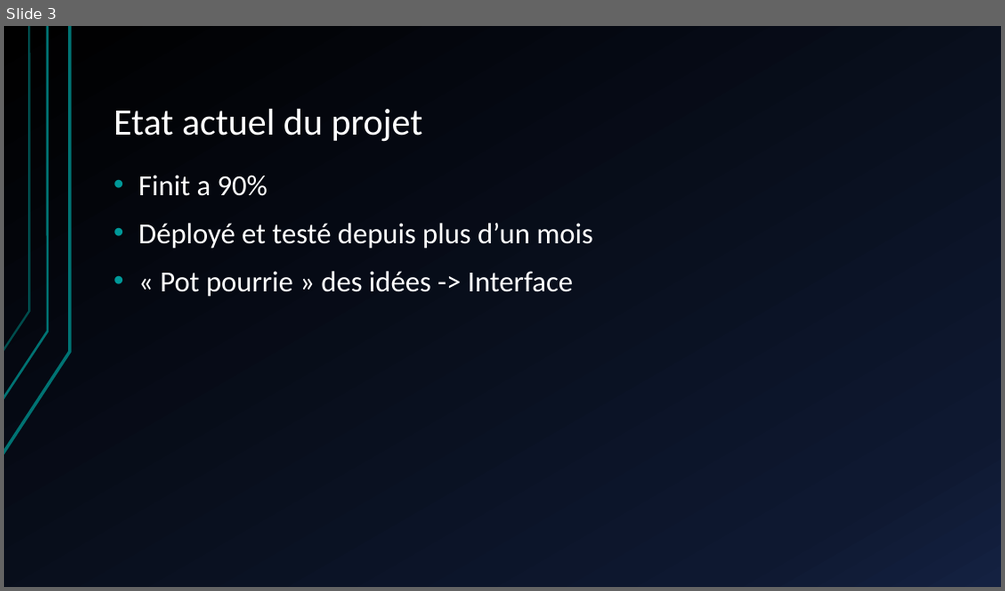
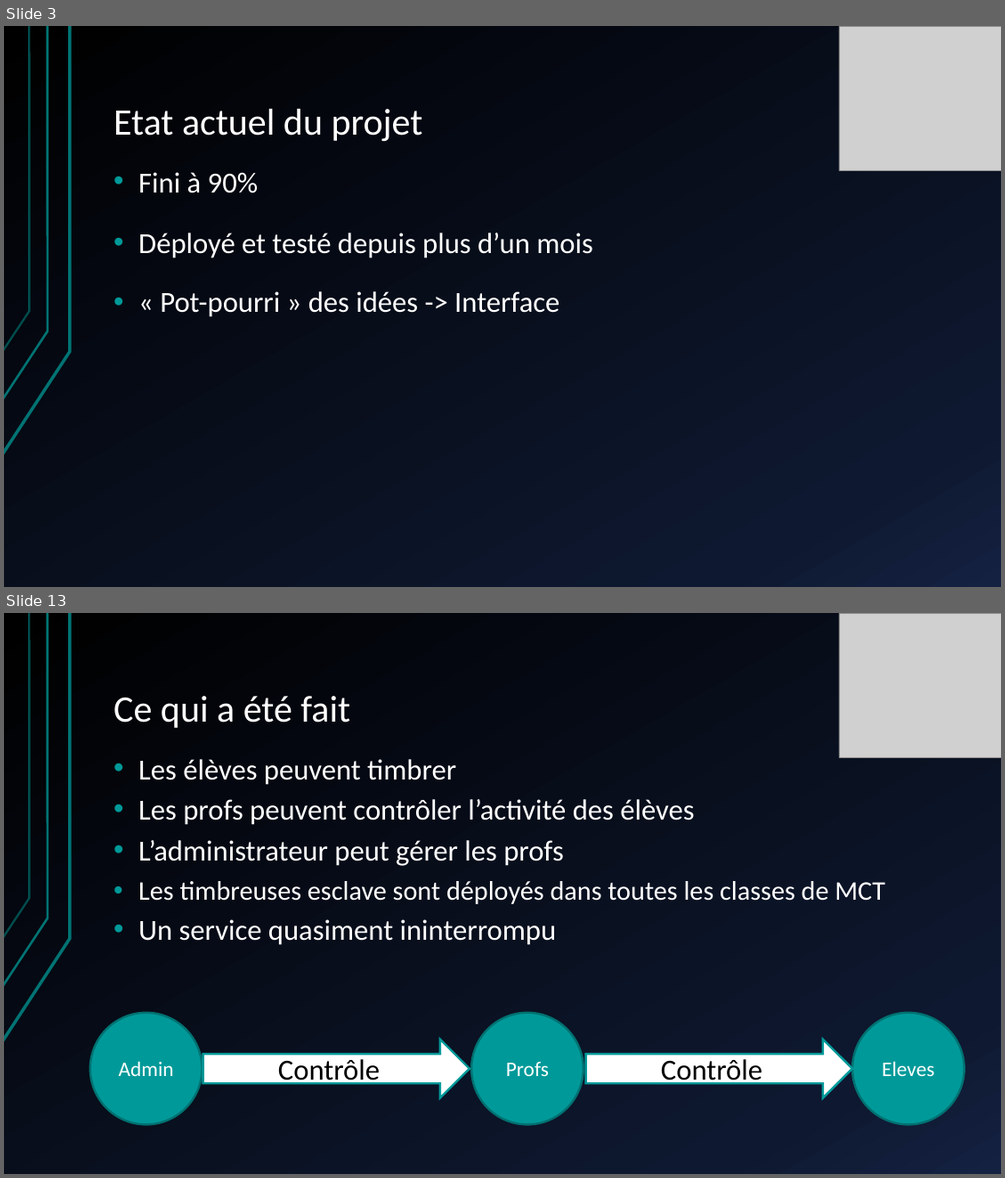
Before and after one commit to Pluume/Timbreuse2.0, a slide deck: Documents/Timbreuse presv1.pptx. Shown one above the other, each under a label of ours: slide 3 before the commit, slides 3 and 13 after it; the slides between them are not shown. The pictures are 1005x591 and 1005x1178 pixels, drawn with LibreOffice and Linux fonts; fonts in the diff are those of the drawing; grey boxes stand for pictures. Boxes give left, top, right and bottom in pixels: in the first picture for what was removed or moved away, otherwise in the second. Text is boxed around its words. In the diff, an @@ line names an element or a change of style, - is before the commit and + after.

```diff
--- a/Documents/Timbreuse presv1.pptx
+++ b/Documents/Timbreuse presv1.pptx
@@ slide 13 added at (4,613,1001,1174), background gradient #000000 to #0F1931 to #142242; not listed: 3 template elements that a slide beside it also shows @@
@@ picture added at (839,614,1001,758) @@
@@ title added at (113,696,350,728), 36 pt, text #FFFFFF @@
+Ce qui a été fait
@@ text added at (138,759,456,785), 28 pt, text #FFFFFF @@
+• Les élèves peuvent timbrer
@@ text added at (138,799,694,825), 28 pt, text #FFFFFF @@
+• Les profs peuvent contrôler l’activité des élèves
@@ text added at (138,840,563,866), 28 pt, text #FFFFFF @@
+• L’administrateur peut gérer les profs
@@ text added at (138,881,885,904), 25.9 pt, text #FFFFFF @@
+• Les timbreuses esclave sont déployés dans toutes les classes de MCT
@@ text added at (138,919,557,945), 28 pt, text #FFFFFF @@
+• Un service quasiment ininterrompu
@@ ellipse added at (90,1013,202,1125), fill #009999, outline #007171 2 pt, 20 pt, text #FFFFFF @@
+Admin
@@ ellipse added at (471,1013,583,1125), fill #009999, outline #007171 2 pt, 20 pt, text #FFFFFF @@
+Profs
@@ ellipse added at (852,1013,964,1125), fill #009999, outline #007171 2 pt, 20 pt, text #FFFFFF @@
+Eleves
@@ right arrow added at (202,1039,469,1098), fill #FFFFFF, outline #009999 2 pt, 28 pt, text #000000 @@
+Contrôle
@@ right arrow added at (586,1039,852,1098), fill #FFFFFF, outline #009999 2 pt, 28 pt, text #000000 @@
+Contrôle
@@ slide 3 changed as well @@
@@ picture added at (839,27,1001,171) @@
@@ text at (138,172,258,193): text changed @@
-• Finit a 90%
-• Déployé et testé depuis plus d’un mois
-• « Pot pourrie » des idées -> Interface
+• Fini à 90%
@@ text added at (138,232,593,258), 28 pt, text #FFFFFF @@
+• Déployé et testé depuis plus d’un mois
@@ text added at (160,291,559,317), 28 pt, text #FFFFFF @@
+• « Pot-pourri » des idées -> Interface
```
Also in this commit, not shown: 2 other slides changed, 9 other slides added, 1 slide removed, 5 other files.
